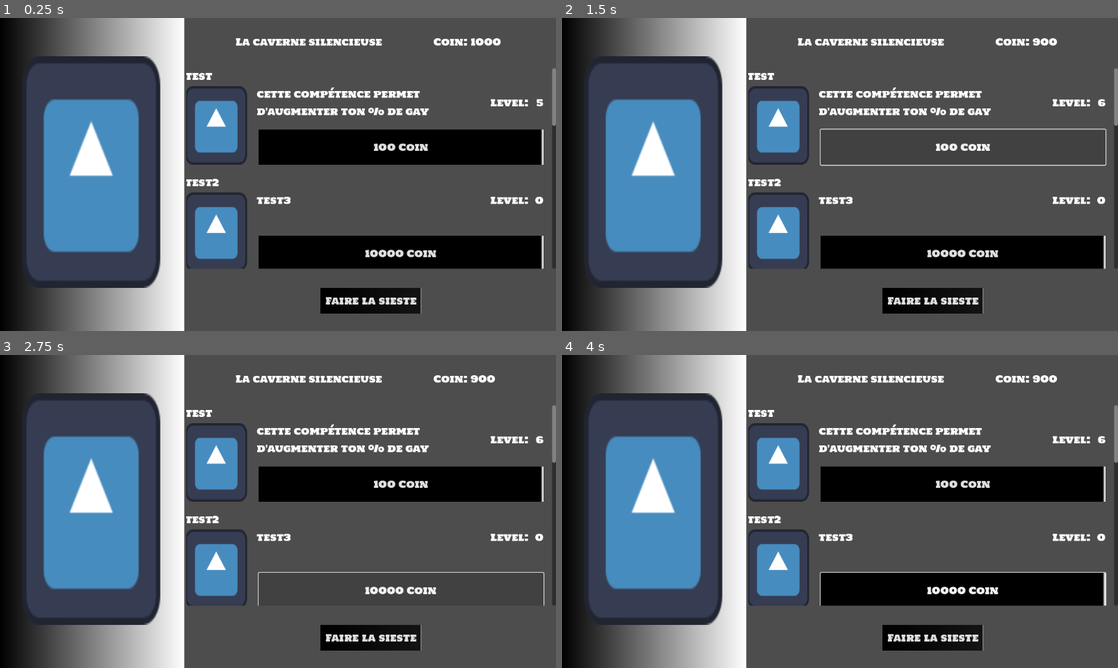
Above: before the commit, frames 1-4 (two rows, left to right).
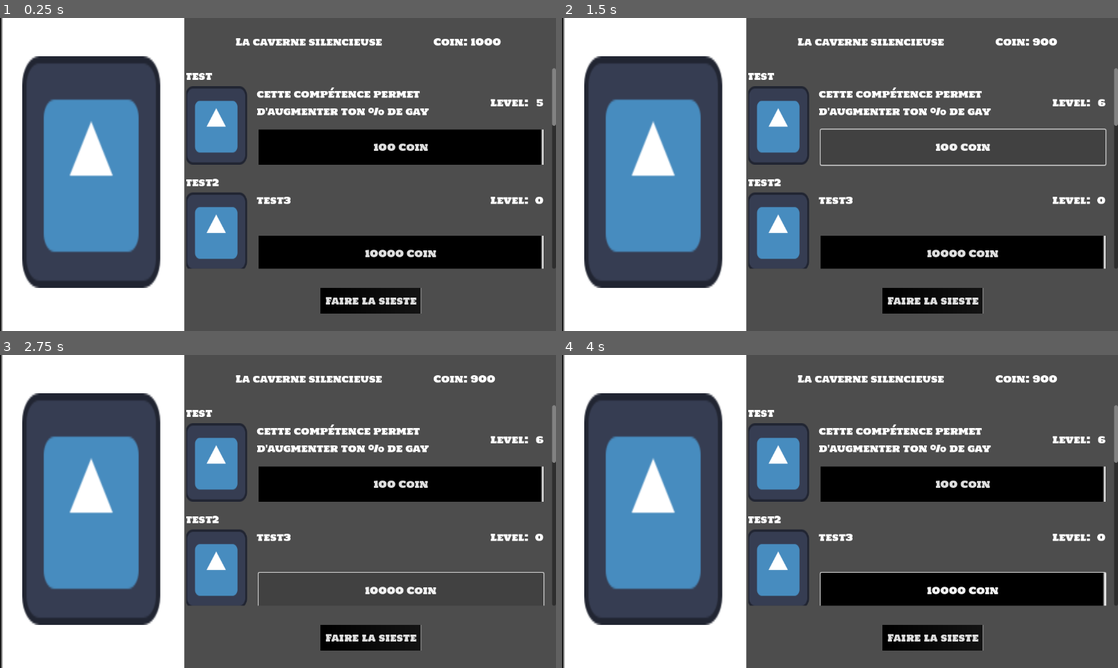
Above: after the commit, the same moments.

Repository: Nolucci/CGJ2025
Game: Godot game, scene res://scenes/buyBonusPage.tscn
Two runs of this game, one before a commit and one after it. Both use one fixed random seed, a clock stepped at 60 frames per second and the inputs below. The engine's default icon, where the game draws it, is replaced by a stand-in: a white triangle on a blue panel in a dark square.
Inputs (mouse positions are in pixels of both pictures, inside the frame that each line leads up to):
- Up to frame 1 (0.25 s): no input
- Up to frame 2 (1.5 s): click "Faire la sieste" at 0.5 s; click "100 Coin" at 1.25 s
- Up to frame 3 (2.75 s): click "10000 Coin" at 2 s
- Up to frame 4 (4 s): tap Enter at 2.75 s; move the mouse to (962, 495) at 2.77 s; hold D (move_right) 2.78-3.53 s; hold S (move_bot) 2.78-3.53 s; tap Space at 3.5 s; move the mouse to (728, 527) at 3.52 s; hold Left (move_left) from 3.53 s (still down); tap W (move_top) at 3.6 s

The runs differ from the first frame. In frame 1, 12% of the frame differs, in the area x 0-30%, y 0-100%; in frame 2, 12%; in frame 3, 12%; in frame 4, 12%.
Error after the commit: Attempt to call function 'play' in base 'null instance' on a null instance. (res://scripts/buy_bonus_page.gd:43)

Commit message:
change amélioration

Diff:
--- a/scenes/buyBonusPage.tscn
+++ b/scenes/buyBonusPage.tscn
@@ -6,6 +6,7 @@
 [ext_resource type="PackedScene" uid="uid://cvcv2rfxcmlsy" path="res://ui/buyMenuButton.tscn" id="2_tdeeq"]
 
 [sub_resource type="Gradient" id="Gradient_4lu3y"]
+offsets = PackedFloat32Array(0, 0.0151515)
 
 [sub_resource type="GradientTexture1D" id="GradientTexture1D_bipw2"]
 gradient = SubResource("Gradient_4lu3y")
@@ -136,3 +137,5 @@
 theme_override_font_sizes/font_size = 20
 theme_override_styles/normal = SubResource("StyleBoxTexture_74yc6")
 text = "Faire la sieste"
+
+[connection signal="pressed" from="Main/RigthPart/Footer/NewGame" to="." method="_on_new_game_pressed"]
--- a/scripts/buy_bonus_page.gd
+++ b/scripts/buy_bonus_page.gd
@@ -2,6 +2,8 @@
 
 @export var button_scene: PackedScene
 @onready var scroll_container = $Main/RigthPart/ScrollSkillContainer/SkillContainer
+@onready var transition = $Transition
+var play_scene = preload("res://scenes/player/player.tscn")
 
 var player_instantiated = false
 
@@ -35,3 +37,11 @@
 
 func _on_upgrade_bought(upgrade_name: String, new_level: int, remaining_money: int):
 	$Main/RigthPart/Header/NumberOfCoin.text = "Coin: " + str(remaining_money)
+
+
+func _on_new_game_pressed() -> void:
+	transition.play("fade_out")
+
+
+func _on_transition_animation_finished(anim_name: StringName) -> void:
+	get_tree().change_scene_to_packed(play_scene)
